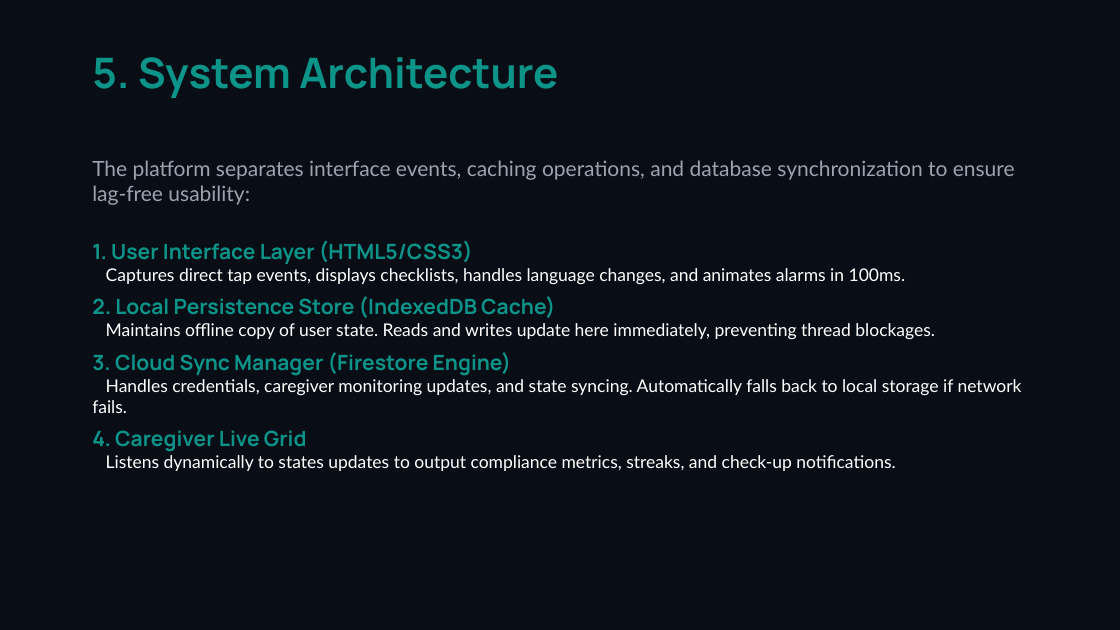
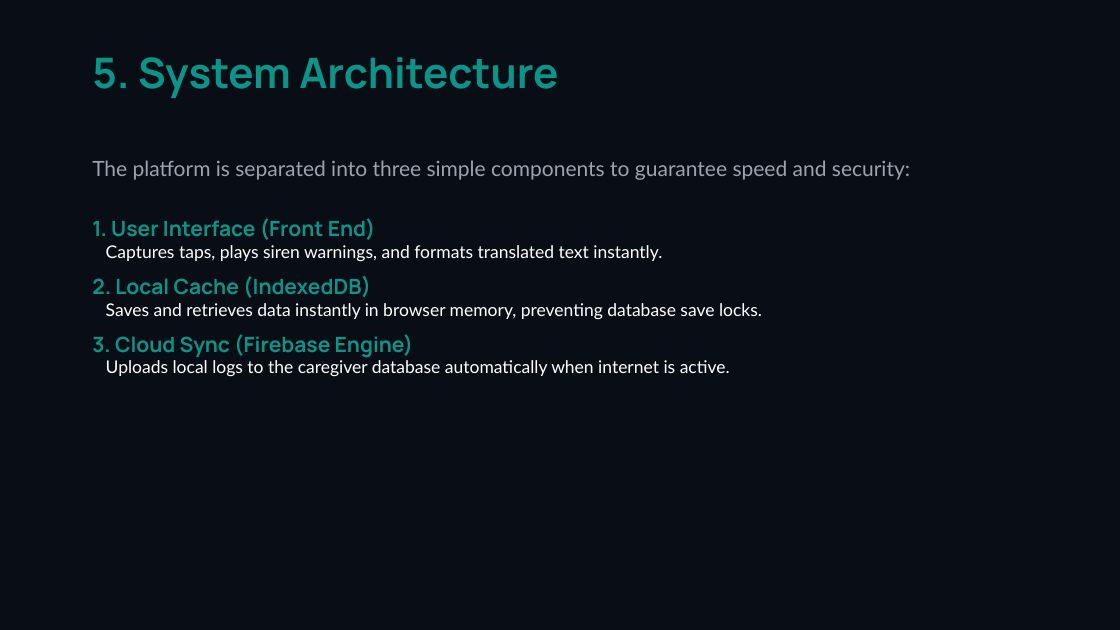
Before and after one commit to velagadadileep6-bot/Medicine-reminder, a slide deck: slide 6 of medicare_presentation.pptx. Drawn at 1120x630 pixels with LibreOffice and Linux fonts; fonts in the diff are those of the drawing. Boxes give left, top, right and bottom in pixels: in the first picture for what was removed or moved away, otherwise in the second. Text is boxed around its words. In the diff, an @@ line names an element or a change of style, - is before the commit and + after.

Commit message:
docs: use side-by-side design layout on cover and conclusion slides and simplify copy to be human-understandable

```diff
--- a/medicare_presentation.pptx
+++ b/medicare_presentation.pptx
@@ text at [92,160,910,377]: text changed @@
-The platform separates interface events, caching operations, and database synchronization to ensure lag-free usability:
-1. User Interface Layer (HTML5/CSS3)
-Captures direct tap events, displays checklists, handles language changes, and animates alarms in 100ms.
-2. Local Persistence Store (IndexedDB Cache)
-Maintains offline copy of user state. Reads and writes update here immediately, preventing thread blockages.
-3. Cloud Sync Manager (Firestore Engine)
-Handles credentials, caregiver monitoring updates, and state syncing. Automatically falls back to local storage if network fails.
-4. Caregiver Live Grid
-Listens dynamically to states updates to output compliance metrics, streaks, and check-up notifications.
+The platform is separated into three simple components to guarantee speed and security:
+1. User Interface (Front End)
+Captures taps, plays siren warnings, and formats translated text instantly.
+2. Local Cache (IndexedDB)
+Saves and retrieves data instantly in browser memory, preventing database save locks.
+3. Cloud Sync (Firebase Engine)
+Uploads local logs to the caregiver database automatically when internet is active.
```
Also in this commit, not shown: 7 other slides changed, 2 slides added, 2 slides removed, 1 other file.
